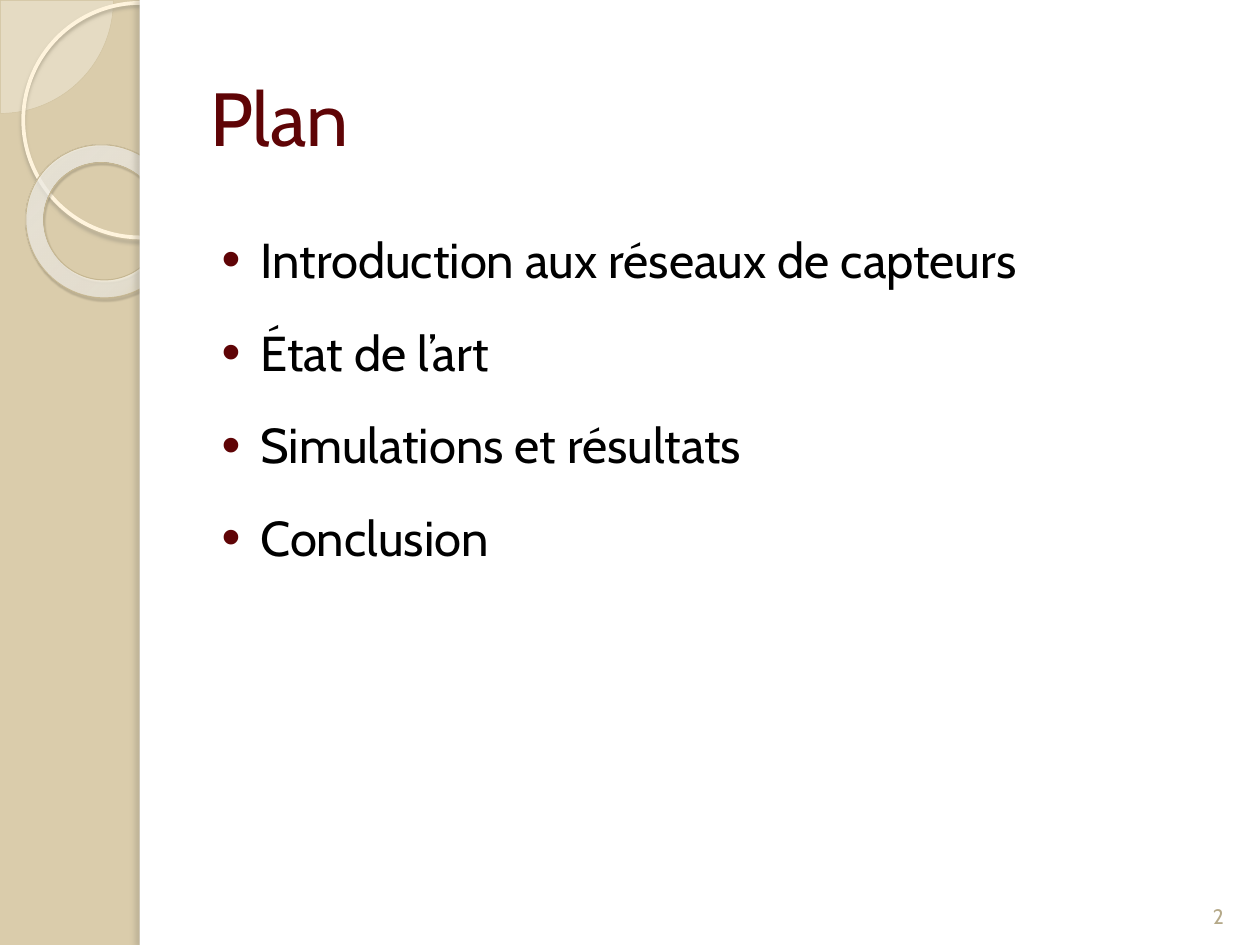
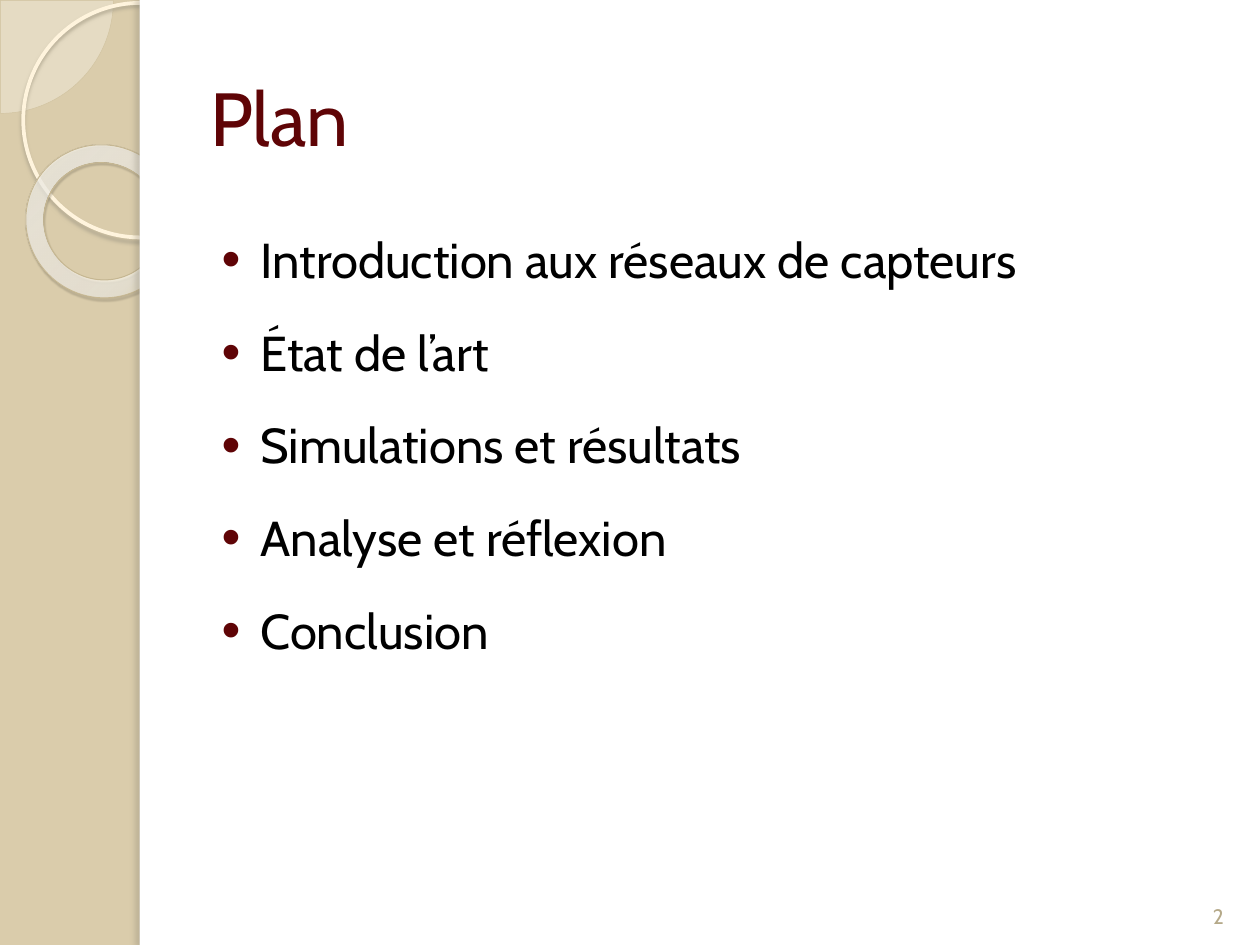
Before and after one commit to Patre/Energy-saving-in-sensors--networks, a slide deck: slide 2 of Redaction/Presentation/pres.pptx. Drawn at 1260x945 pixels with LibreOffice and Linux fonts; fonts in the diff are those of the drawing. Boxes give left, top, right and bottom in pixels: in the first picture for what was removed or moved away, otherwise in the second. Text is boxed around its words. In the diff, an @@ line names an element or a change of style, - is before the commit and + after.

```diff
--- a/Redaction/Presentation/pres.pptx
+++ b/Redaction/Presentation/pres.pptx
@@ text at (261, 519, 666, 568): paragraph added @@
+• Analyse et réflexion
```
Also in this commit, not shown: 4 other slides changed, 9 slides added, 1 slide removed, 1 other file.
